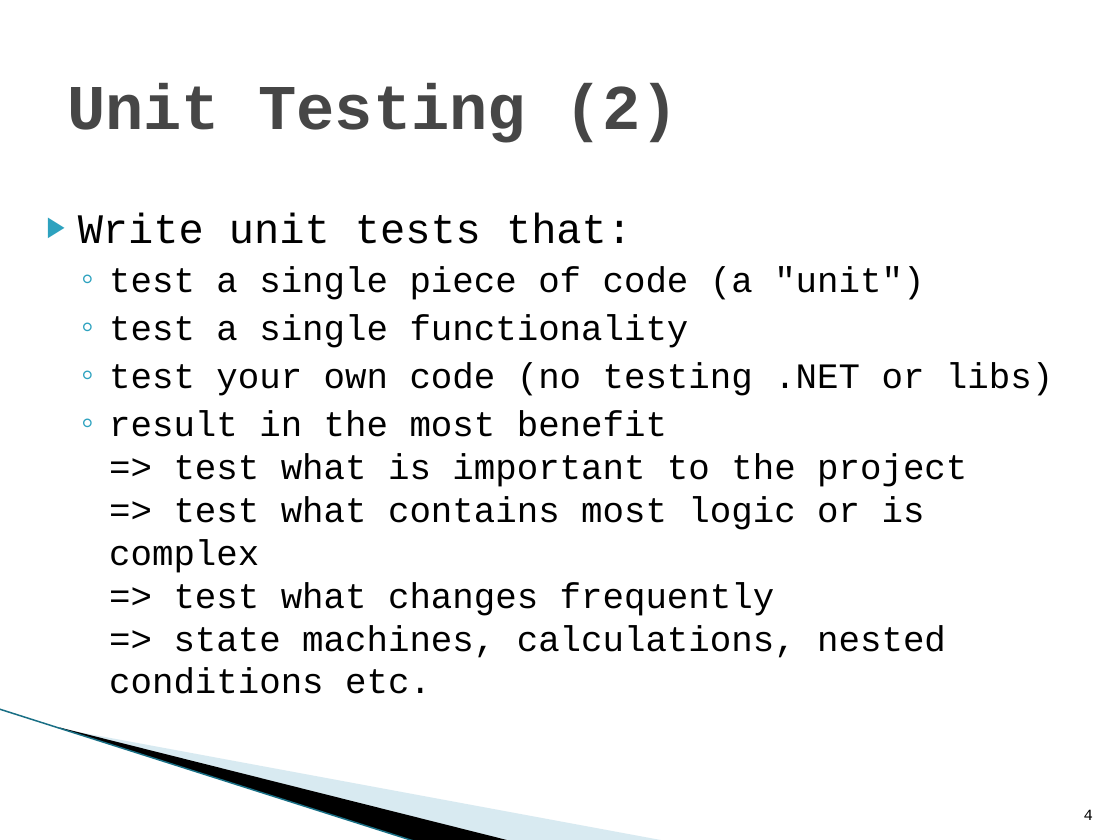
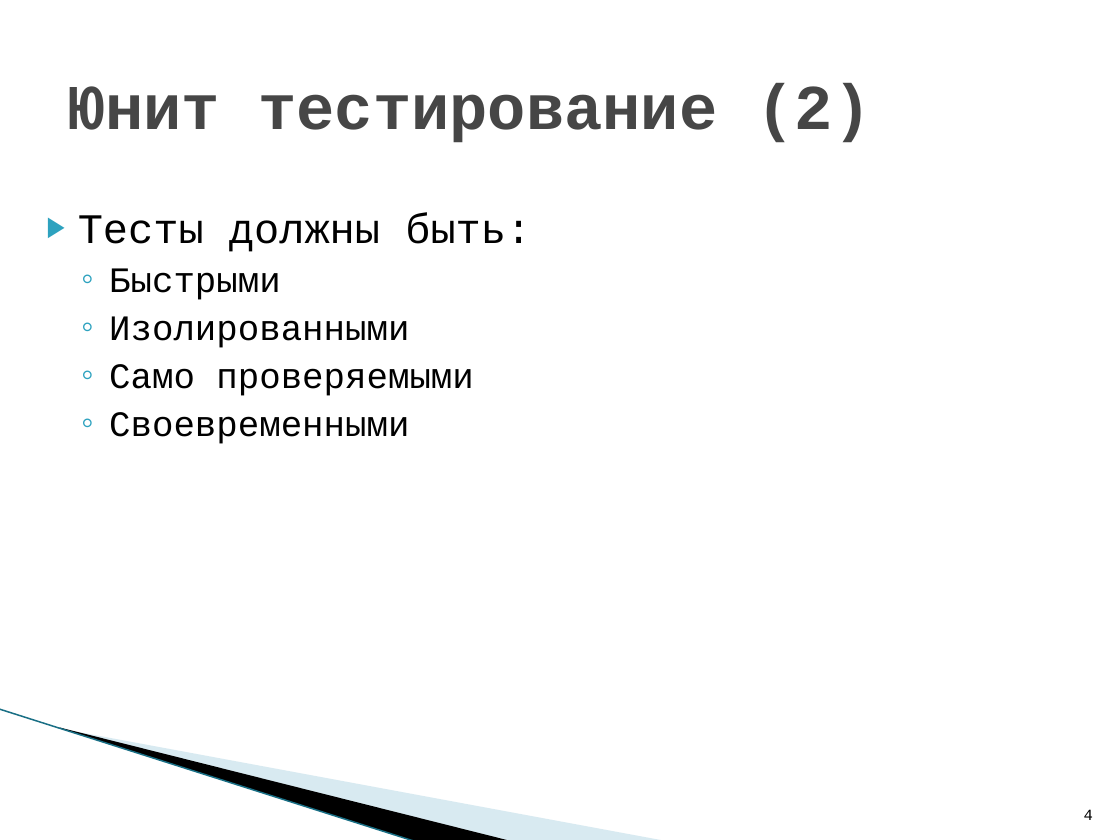
Before and after one commit to lubushyn/mddayua2012, a slide deck: slide 4 of Presentation/WP7_UnitTesting_Tips_And_Tricks.pptx. Drawn at 1120x840 pixels with LibreOffice and Linux fonts; fonts in the diff are those of the drawing; background and template pictures are left out. Boxes give left, top, right and bottom in pixels: in the first picture for what was removed or moved away, otherwise in the second. Text is boxed around its words. In the diff, an @@ line names an element or a change of style, - is before the commit and + after.

```diff
--- a/Presentation/WP7_UnitTesting_Tips_And_Tricks.pptx
+++ b/Presentation/WP7_UnitTesting_Tips_And_Tricks.pptx
@@ title at bbox=[67, 83, 872, 143]: text changed @@
-Unit Testing (2)
+Юнит тестирование (2)
@@ text at bbox=[78, 213, 531, 444]: text changed @@
-▶ Write unit tests that:
-  ◦ test a single piece of code (a "unit")
-  ◦ test a single functionality
-  ◦ test your own code (no testing .NET or libs)
-  ◦ result in the most benefit
-    => test what is important to the project
-    => test what contains most logic or is complex
-    => test what changes frequently
-    => state machines, calculations, nested conditions etc.
+▶ Тесты должны быть:
+  ◦ Быстрыми
+  ◦ Изолированными
+  ◦ Само проверяемыми
+  ◦ Своевременными
```
Also in this commit, not shown: 6 other slides changed, 2 slides added, 2 slides removed.
